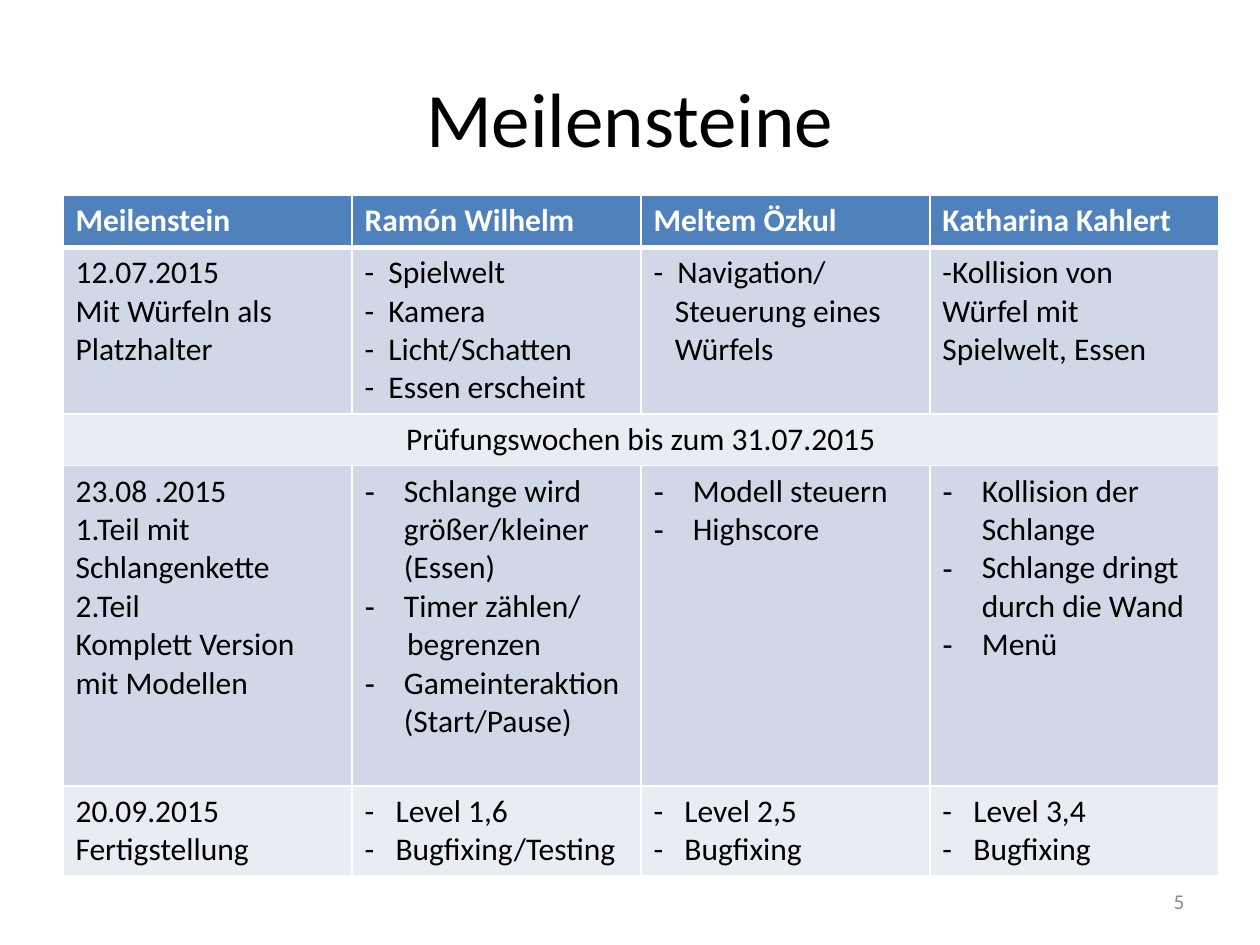
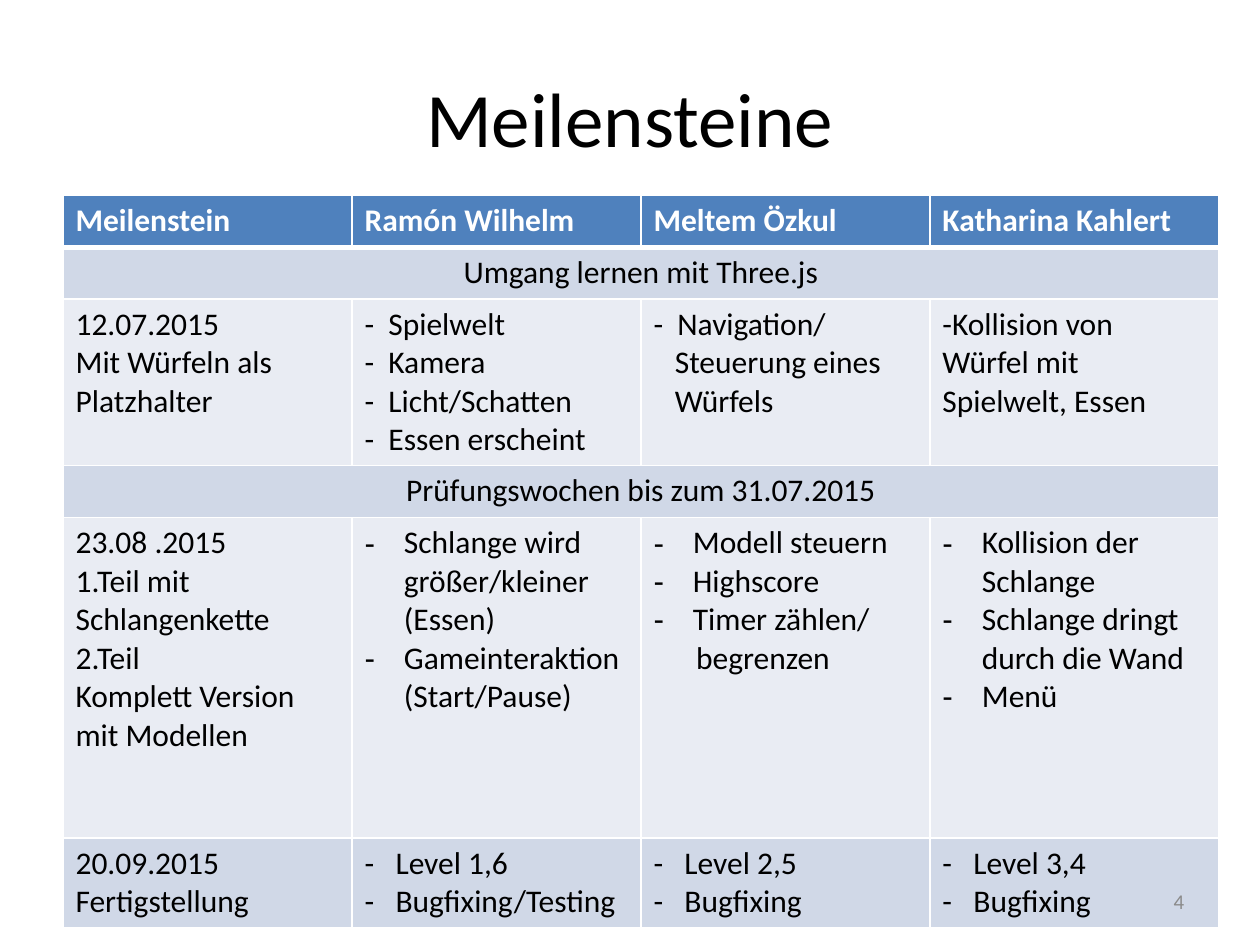
Before and after one commit to RamoramaInteractive/GDV-Projekt, a slide deck: slide 4 of Planungspraesentation-Mitte Juni/Planungspräsentation VálaKathi. 1.pptx (slide 5 before the commit). Drawn at 1260x945 pixels with LibreOffice and Linux fonts; fonts in the diff are those of the drawing. Boxes give left, top, right and bottom in pixels: in the first picture for what was removed or moved away, otherwise in the second. Text is boxed around its words. In the diff, an @@ line names an element or a change of style, - is before the commit and + after.

```diff
--- a/Planungspraesentation-Mitte Juni/Planungspräsentation VálaKathi. 1.pptx
+++ b/Planungspraesentation-Mitte Juni/Planungspräsentation VálaKathi. 1.pptx
@@ table at (x1=63, y1=195, x2=1217, y2=925) @@
+row 2: Umgang lernen mit Three.js |  |  | 
-row 5, column 2: Schlange wird größer/kleiner (Essen) / Timer zählen/ / begrenzen / Gameinteraktion (Start/Pause)
+row 5, column 2: Schlange wird größer/kleiner (Essen) / Gameinteraktion (Start/Pause)
-row 5, column 3: Modell steuern / Highscore
+row 5, column 3: Modell steuern / Highscore / Timer zählen/ / begrenzen
@@ page number at (x1=1174, y1=896, x2=1185, y2=909): text changed @@
-5
+4
```
Also in this commit, not shown: 5 slides removed.
